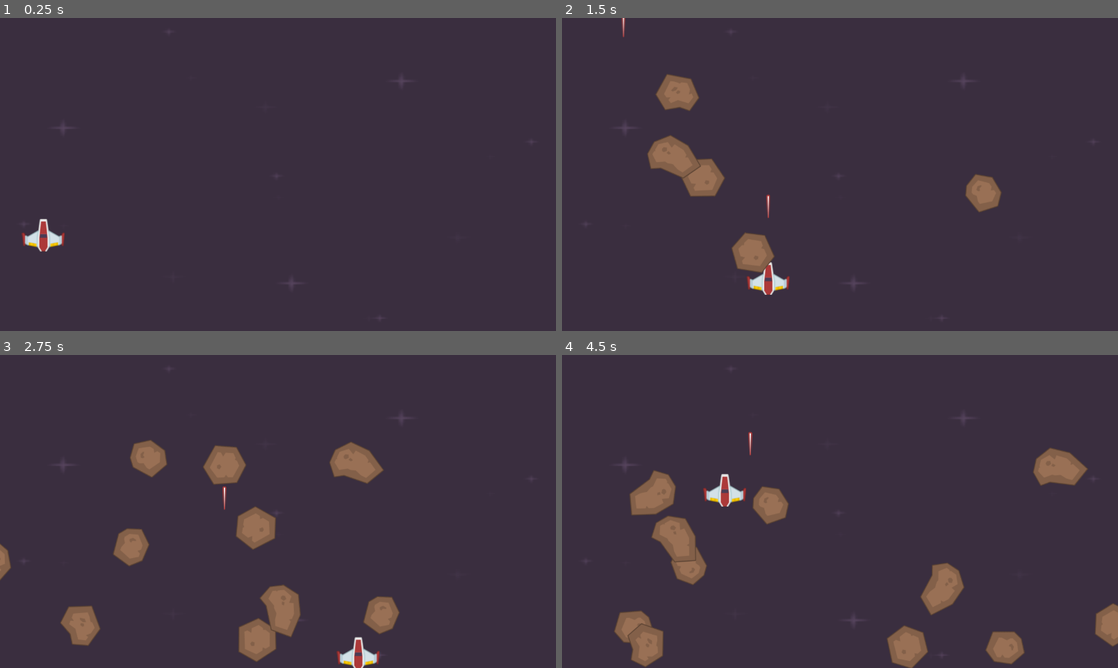
Above: before the commit, frames 1-4 (two rows, left to right).
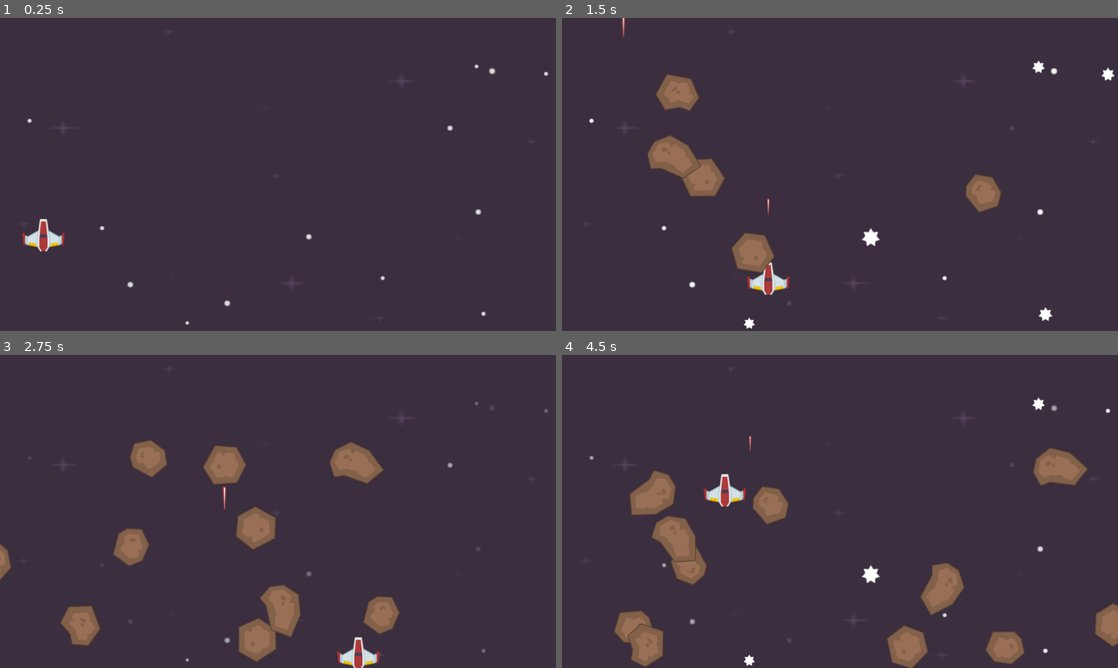
Above: after the commit, the same moments.

Repository: Kolamin/Space-shooter
Game: Godot game, scene res://scenes/level.tscn
Two runs of this game, one before a commit and one after it. Both use one fixed random seed, a clock stepped at 60 frames per second and the inputs below.
Inputs:
- Up to frame 1 (0.25 s): no input
- Up to frame 2 (1.5 s): hold Right (right) 0.53-1.28 s; tap Space (shoot) at 0.6, 1.35 s; hold Down (down) from 1.28 s (still down)
- Up to frame 3 (2.75 s): release Down (down) at 2.03 s; hold Right (right) from 2.03 s (still down); tap Space (shoot) at 2.1 s
- Up to frame 4 (4.5 s): release Right (right) at 2.78 s; hold Up (up) 2.78-3.53 s; tap Space (shoot) at 2.85, 3.6, 4.35 s; hold Left (left) from 3.53 s (still down)

The runs differ from the first frame. In frame 1, 0.2% of the frame differs, in the area x 4-99%, y 14-98%; in frame 2, 0.5%, in the area x 4-100%, y 13-100%; in frame 3, less than 0.1%; in frame 4, 0.4%.

Commit message:
add animation course 6

Diff:
--- a/scenes/laser.gd
+++ b/scenes/laser.gd
@@ -2,5 +2,10 @@
 
 @export var speed = 500
 
+func _ready():
+	$Sprite2D.scale = Vector2(0, 0)
+	var tween = create_tween()
+	tween.tween_property($Sprite2D, 'scale', Vector2(1, 1), .2)
+
 func _process(delta):
 	position.y -= speed * delta
--- a/scenes/level.gd
+++ b/scenes/level.gd
@@ -2,6 +2,20 @@
 
 var meteor_scene: PackedScene = load("res://scenes/meteor.tscn")
 var laser_scene: PackedScene = load("res://scenes/laser.tscn")
+
+func _ready():
+	#stars
+	var size := get_viewport().get_visible_rect().size
+	var rng := RandomNumberGenerator.new()
+	for star in $Stars.get_children():
+		var random_x = rng.randi_range(0, int(size.x))
+		var random_y = rng.randi_range(0, int(size.y))
+		star.position = Vector2(random_x, random_y)
+
+		var random_scale = rng.randf_range(1, 2)
+		star.scale = Vector2(random_scale, random_scale)
+
+		star.speed_scale = rng.randf_range(0.6, 1.4)
 
 func _on_meteor_timer_timeout():
 	var meteor = meteor_scene.instantiate()
--- a/scenes/level.tscn
+++ b/scenes/level.tscn
@@ -1,8 +1,40 @@
-[gd_scene load_steps=8 format=3 uid="uid://eg4nwa2k08av"]
+[gd_scene load_steps=15 format=3 uid="uid://eg4nwa2k08av"]
 
 [ext_resource type="Texture2D" uid="uid://d0wphldvm0ycd" path="res://graphics/Backgrounds/darkPurple.png" id="1_438cb"]
 [ext_resource type="Script" uid="uid://bw6esbetmhu1" path="res://scenes/level.gd" id="1_mx8sn"]
 [ext_resource type="PackedScene" uid="uid://oru7e4u0y528" path="res://scenes/player.tscn" id="2_dhc5k"]
+[ext_resource type="Texture2D" uid="uid://dpgqj007gd17r" path="res://graphics/Effects/star3.png" id="3_8c41q"]
+[ext_resource type="Texture2D" uid="uid://b6kqf2xchvhdg" path="res://graphics/Static/single-0.png" id="4_olg7q"]
+[ext_resource type="Texture2D" uid="uid://5y4q65slw173" path="res://graphics/Static/single-1.png" id="5_t1rx8"]
+[ext_resource type="Texture2D" uid="uid://bph7f6u2vwx4g" path="res://graphics/Static/single-2.png" id="6_8iemx"]
+[ext_resource type="Texture2D" uid="uid://cvqs5afqct7fn" path="res://graphics/Static/single-3.png" id="7_64w2a"]
+[ext_resource type="Texture2D" uid="uid://cg61u8shjklpw" path="res://graphics/Static/single-4.png" id="8_fpun6"]
+
+[sub_resource type="SpriteFrames" id="SpriteFrames_wc255"]
+animations = [{
+"frames": [{
+"duration": 1.0,
+"texture": ExtResource("3_8c41q")
+}, {
+"duration": 1.0,
+"texture": ExtResource("4_olg7q")
+}, {
+"duration": 1.0,
+"texture": ExtResource("5_t1rx8")
+}, {
+"duration": 1.0,
+"texture": ExtResource("6_8iemx")
+}, {
+"duration": 1.0,
+"texture": ExtResource("7_64w2a")
+}, {
+"duration": 1.0,
+"texture": ExtResource("8_fpun6")
+}],
+"loop": true,
+"name": &"default",
+"speed": 2.0
+}]
 
 [sub_resource type="RectangleShape2D" id="RectangleShape2D_5bxhp"]
 size = Vector2(20, 720)
@@ -23,6 +55,86 @@
 position = Vector2(644.5, 363)
 scale = Vector2(5.0586, 2.83594)
 texture = ExtResource("1_438cb")
+
+[node name="Stars" type="Node2D" parent="."]
+
+[node name="AnimatedSprite2D" type="AnimatedSprite2D" parent="Stars"]
+sprite_frames = SubResource("SpriteFrames_wc255")
+autoplay = "default"
+frame = 3
+frame_progress = 0.7040031
+
+[node name="AnimatedSprite2D2" type="AnimatedSprite2D" parent="Stars"]
+sprite_frames = SubResource("SpriteFrames_wc255")
+autoplay = "default"
+frame = 3
+frame_progress = 0.7040031
+
+[node name="AnimatedSprite2D3" type="AnimatedSprite2D" parent="Stars"]
+sprite_frames = SubResource("SpriteFrames_wc255")
+autoplay = "default"
+frame = 3
+frame_progress = 0.7040031
+
+[node name="AnimatedSprite2D4" type="AnimatedSprite2D" parent="Stars"]
+sprite_frames = SubResource("SpriteFrames_wc255")
+autoplay = "default"
+frame = 3
+frame_progress = 0.7040031
+
+[node name="AnimatedSprite2D5" type="AnimatedSprite2D" parent="Stars"]
+sprite_frames = SubResource("SpriteFrames_wc255")
+autoplay = "default"
+frame = 3
+frame_progress = 0.7040031
+
+[node name="AnimatedSprite2D6" type="AnimatedSprite2D" parent="Stars"]
+sprite_frames = SubResource("SpriteFrames_wc255")
+autoplay = "default"
+frame = 3
+frame_progress = 0.7040031
+
+[node name="AnimatedSprite2D7" type="AnimatedSprite2D" parent="Stars"]
+sprite_frames = SubResource("SpriteFrames_wc255")
+autoplay = "default"
+frame = 3
+frame_progress = 0.7040031
+
+[node name="AnimatedSprite2D8" type="AnimatedSprite2D" parent="Stars"]
+sprite_frames = SubResource("SpriteFrames_wc255")
+autoplay = "default"
+frame = 3
+frame_progress = 0.7040031
+
+[node name="AnimatedSprite2D9" type="AnimatedSprite2D" parent="Stars"]
+sprite_frames = SubResource("SpriteFrames_wc255")
+autoplay = "default"
+frame = 3
+frame_progress = 0.7040031
+
+[node name="AnimatedSprite2D10" type="AnimatedSprite2D" parent="Stars"]
+sprite_frames = SubResource("SpriteFrames_wc255")
+autoplay = "default"
+frame = 3
+frame_progress = 0.7040031
+
+[node name="AnimatedSprite2D11" type="AnimatedSprite2D" parent="Stars"]
+sprite_frames = SubResource("SpriteFrames_wc255")
+autoplay = "default"
+frame = 3
+frame_progress = 0.7040031
+
+[node name="AnimatedSprite2D12" type="AnimatedSprite2D" parent="Stars"]
+sprite_frames = SubResource("SpriteFrames_wc255")
+autoplay = "default"
+frame = 3
+frame_progress = 0.7040031
+
+[node name="AnimatedSprite2D13" type="AnimatedSprite2D" parent="Stars"]
+sprite_frames = SubResource("SpriteFrames_wc255")
+autoplay = "default"
+frame = 3
+frame_progress = 0.7040031
 
 [node name="Player" parent="." instance=ExtResource("2_dhc5k")]
 position = Vector2(107, 114)
Binary file added: graphics/Static/accretionDisk.png
Not shown, added: graphics/Static/accretionDisk.png.import
Binary file added: graphics/Static/binary.png
Not shown, added: graphics/Static/binary.png.import
Binary file added: graphics/Static/single-0.png
Not shown, added: graphics/Static/single-0.png.import
Binary file added: graphics/Static/single-1.png
Not shown, added: graphics/Static/single-1.png.import
Binary file added: graphics/Static/single-2.png
Not shown, added: graphics/Static/single-2.png.import
Binary file added: graphics/Static/single-3.png
Not shown, added: graphics/Static/single-3.png.import
(and 2 more such lines)
